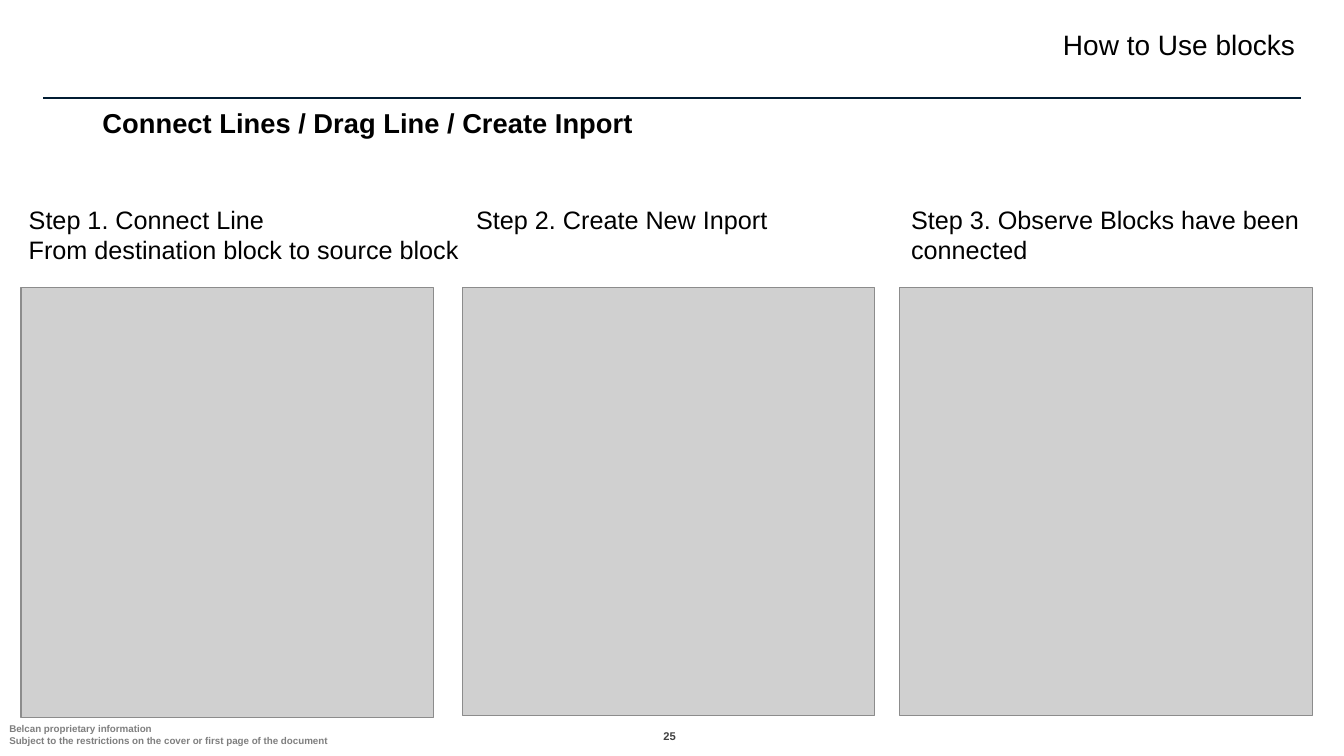
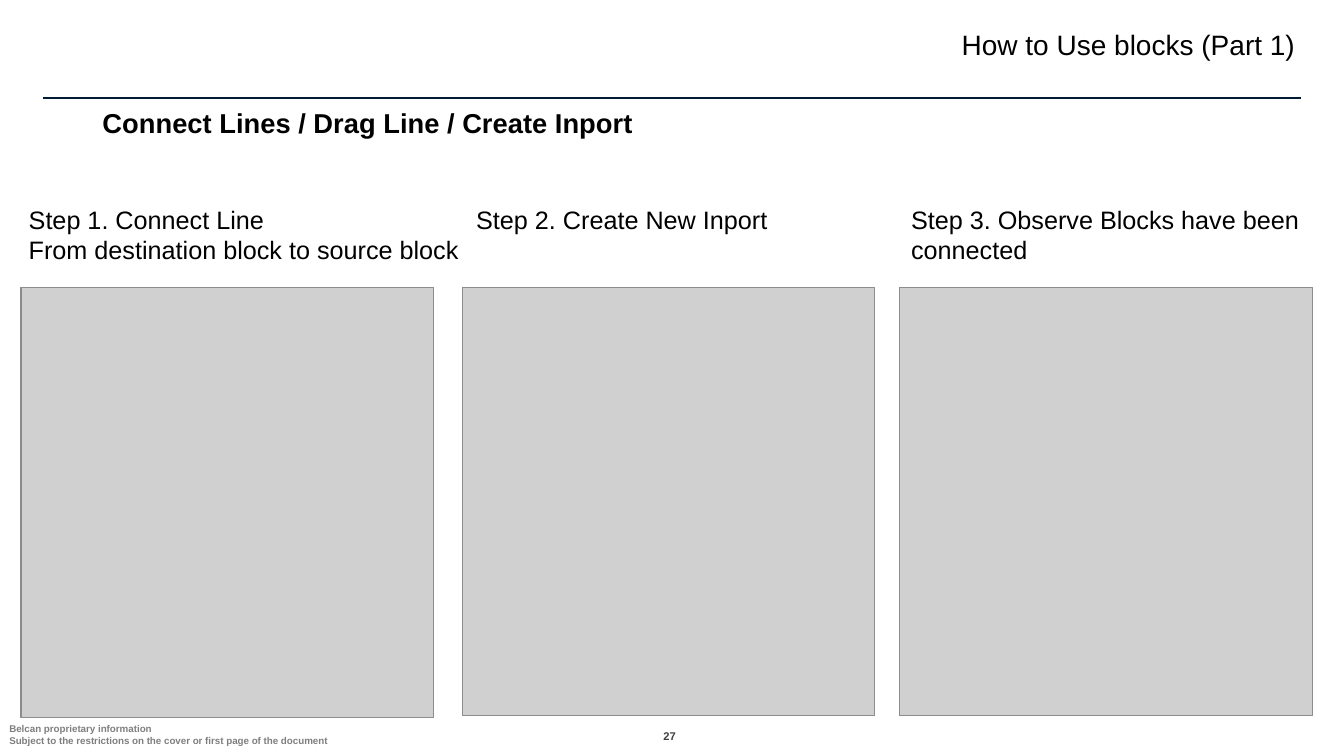
Before and after one commit to ntylerbelcan/aviation-controls-simulink-training-Belcan, a slide deck: slide 27 of ch01/Chapter 1 - Belcan.pptx (slide 25 before the commit). Drawn at 1344x756 pixels with LibreOffice and Linux fonts; fonts in the diff are those of the drawing; grey boxes stand for pictures; background and template pictures are left out. Boxes give left, top, right and bottom in pixels: in the first picture for what was removed or moved away, otherwise in the second. Text is boxed around its words. In the diff, an @@ line names an element or a change of style, - is before the commit and + after.

```diff
--- a/ch01/Chapter 1 - Belcan.pptx
+++ b/ch01/Chapter 1 - Belcan.pptx
@@ text at [962, 34, 1295, 60]: text changed @@
-How to Use blocks
+How to Use blocks (Part 1)
@@ page number at [663, 732, 675, 740]: text changed @@
-25
+27
```
Also in this commit, not shown: 22 other slides changed, 16 slides added, 4 other files.
